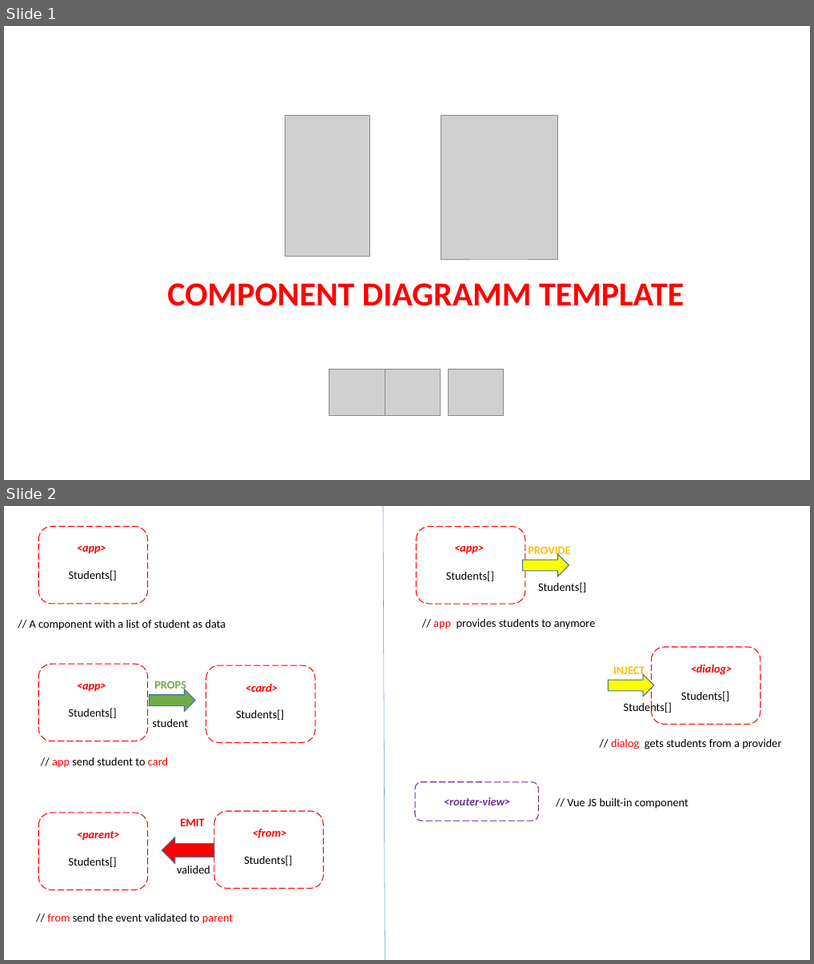
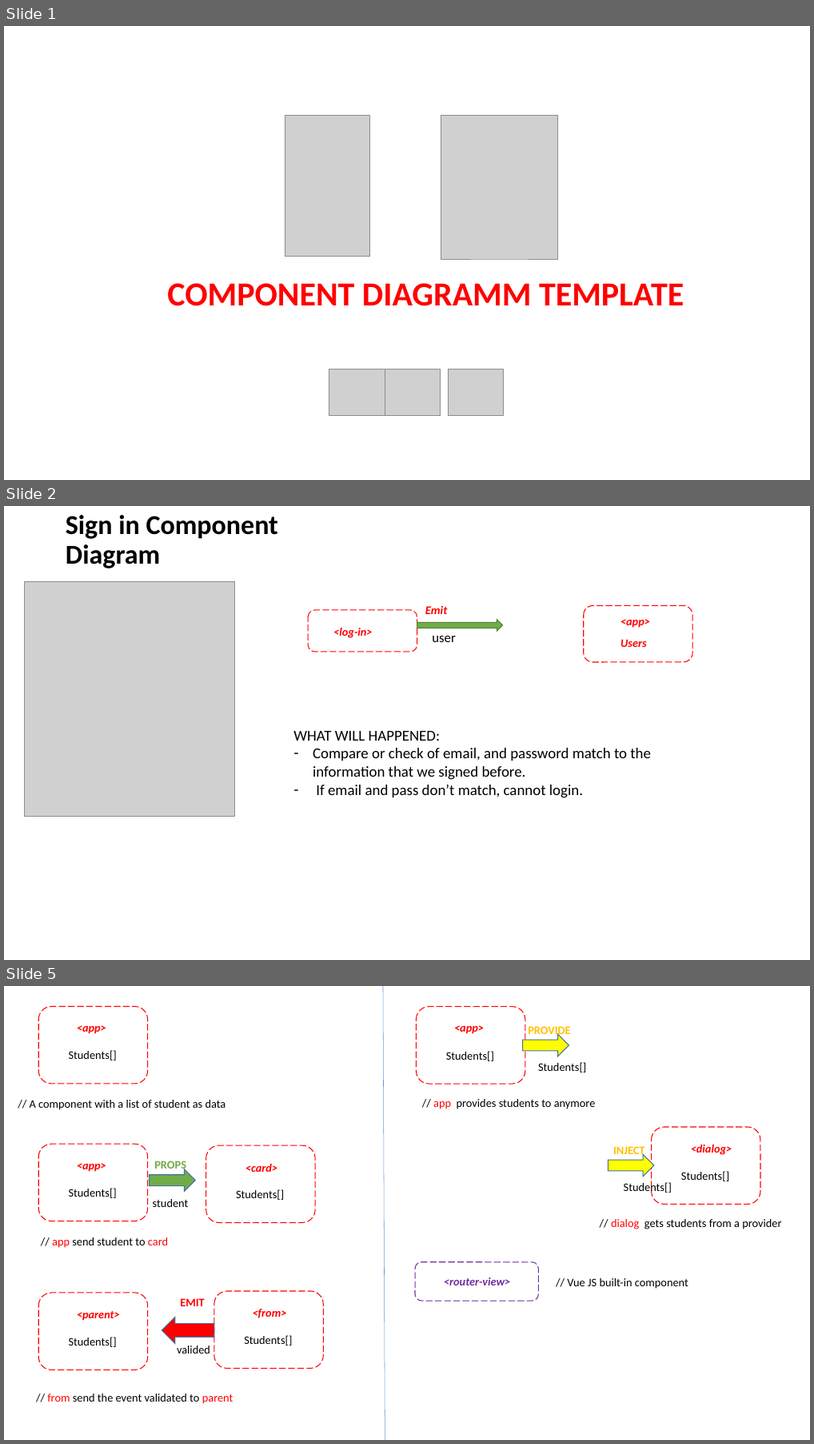
Before and after one commit to pnc-virtual-company/2021-G7-V2-PART1, a slide deck: docs/COMPONENT-DIAGRAM.pptx. Shown one above the other, each under a label of ours: slides 1 and 2 before the commit, slides 1, 2 and 5 after it; the slides between them are not shown. The pictures are 814x964 and 814x1444 pixels, drawn with LibreOffice and Linux fonts; fonts in the diff are those of the drawing; grey boxes stand for pictures. Boxes give left, top, right and bottom in pixels: in the first picture for what was removed or moved away, otherwise in the second. Text is boxed around its words. In the diff, an @@ line names an element or a change of style, - is before the commit and + after.

Commit message:
#9 ER Diagram Update

```diff
--- a/docs/COMPONENT-DIAGRAM.pptx
+++ b/docs/COMPONENT-DIAGRAM.pptx
@@ slide 2 added at (x1=4, y1=506, x2=810, y2=960), background #FFFFFF @@
@@ title added at (x1=66, y1=515, x2=278, y2=568), 32.4 pt, text #000000, bold @@
+Sign in Component Diagram
@@ picture added at (x1=25, y1=582, x2=235, y2=815) @@
@@ rounded rectangle added at (x1=308, y1=610, x2=417, y2=652), outline #FF0000 1 pt dashed @@
@@ down arrow added at (x1=418, y1=619, x2=503, y2=631), fill #70AD47, outline #538035 1 pt @@
@@ text added at (x1=426, y1=605, x2=448, y2=614), 14 pt, text #FF0000, bold, italic @@
+Emit
@@ rounded rectangle added at (x1=584, y1=606, x2=693, y2=662), outline #FF0000 1 pt dashed @@
@@ text added at (x1=621, y1=619, x2=650, y2=628), 13.7 pt, text #FF0000, bold, italic @@
+<app>
@@ text added at (x1=334, y1=628, x2=372, y2=638), 13.7 pt, text #FF0000, bold, italic @@
+<log-in>
@@ text added at (x1=432, y1=636, x2=456, y2=642), 16 pt, text #000000 @@
+user
@@ text added at (x1=621, y1=639, x2=647, y2=647), 13.7 pt, text #FF0000, bold, italic @@
+Users
@@ text added at (x1=294, y1=731, x2=651, y2=798), 18 pt, text #000000 @@
+WHAT WILL HAPPENED:
+– Compare or check of email, and password match to the information that we signed before.
+– If email and pass don’t match, cannot login.
@@ what was slide 2 is now slide 5 @@
```
Also in this commit, not shown: 2 other slides added, 1 other file.
